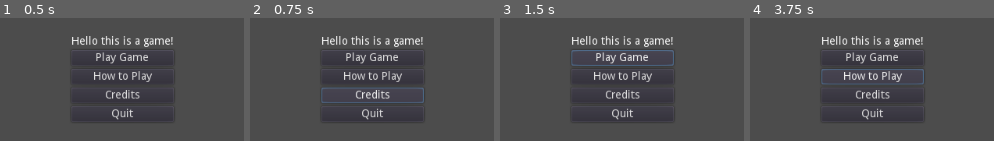
Above: before the commit, frames 1-4 (left to right).
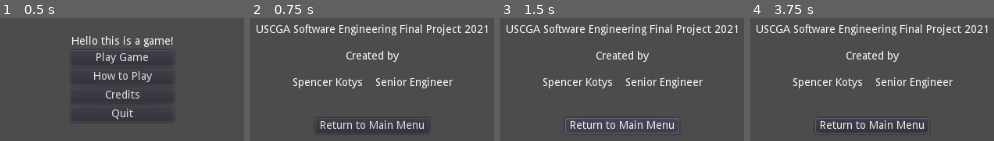
Above: after the commit, the same moments.

Repository: Spencer-Kotys/Welcome-to-ROM
Game: Godot game, scene res://startScreen.tscn
Two runs of this game, one before a commit and one after it. Both use one fixed random seed, a clock stepped at 60 frames per second and the inputs below.
Inputs (mouse positions are in pixels of both pictures, inside the frame that each line leads up to):
- Up to frame 1 (0.5 s): no input
- Up to frame 2 (0.75 s): click "Credits" at 0.5 s
- Up to frame 3 (1.5 s): click "Play Game" (after the commit: "Return to Main Menu") at 1.25 s
- Up to frame 4 (3.75 s): click "Play Game" (after the commit: "Return to Main Menu") at 2 s; click "Play Game" (after the commit: "Return to Main Menu") at 2.75 s; click (872, 77) at 3.5 s, where only the run before the commit has a clickable "How to Play"

Frame 1 is identical in both runs. In frame 2, 12% of the frame differs, in the area x 2-98%, y 4-91%; in frame 3, 13%, in the area x 2-98%, y 4-95%; in frame 4, 12%.

Commit message:
Adding credits button
Adding click functionality to credits button. When clicked user goes from startScreen to credits

Diff:
--- /dev/null
+++ b/Godot/startScreen.gd
@@ -0,0 +1,21 @@
+extends Control
+
+
+# Declare member variables here. Examples:
+# var a = 2
+# var b = "text"
+
+
+# Called when the node enters the scene tree for the first time.
+func _ready():
+	pass # Replace with function body.
+
+
+# Called every frame. 'delta' is the elapsed time since the previous frame.
+#func _process(delta):
+#	pass
+
+
+func _on_Button3_pressed():
+	get_tree().change_scene("res://credits.tscn")
+	pass # Replace with function body.
--- a/Godot/startScreen.tscn
+++ b/Godot/startScreen.tscn
@@ -1,8 +1,11 @@
-[gd_scene format=2]
+[gd_scene load_steps=2 format=2]
+
+[ext_resource path="res://startScreen.gd" type="Script" id=1]
 
 [node name="Control" type="Control"]
 anchor_right = 1.0
 anchor_bottom = 1.0
+script = ExtResource( 1 )
 __meta__ = {
 "_edit_use_anchors_": false
 }
@@ -58,3 +61,4 @@
 margin_right = 131.0
 margin_bottom = 110.0
 text = "Quit"
+[connection signal="pressed" from="CenterContainer/VBoxContainer/Button3" to="." method="_on_Button3_pressed"]
